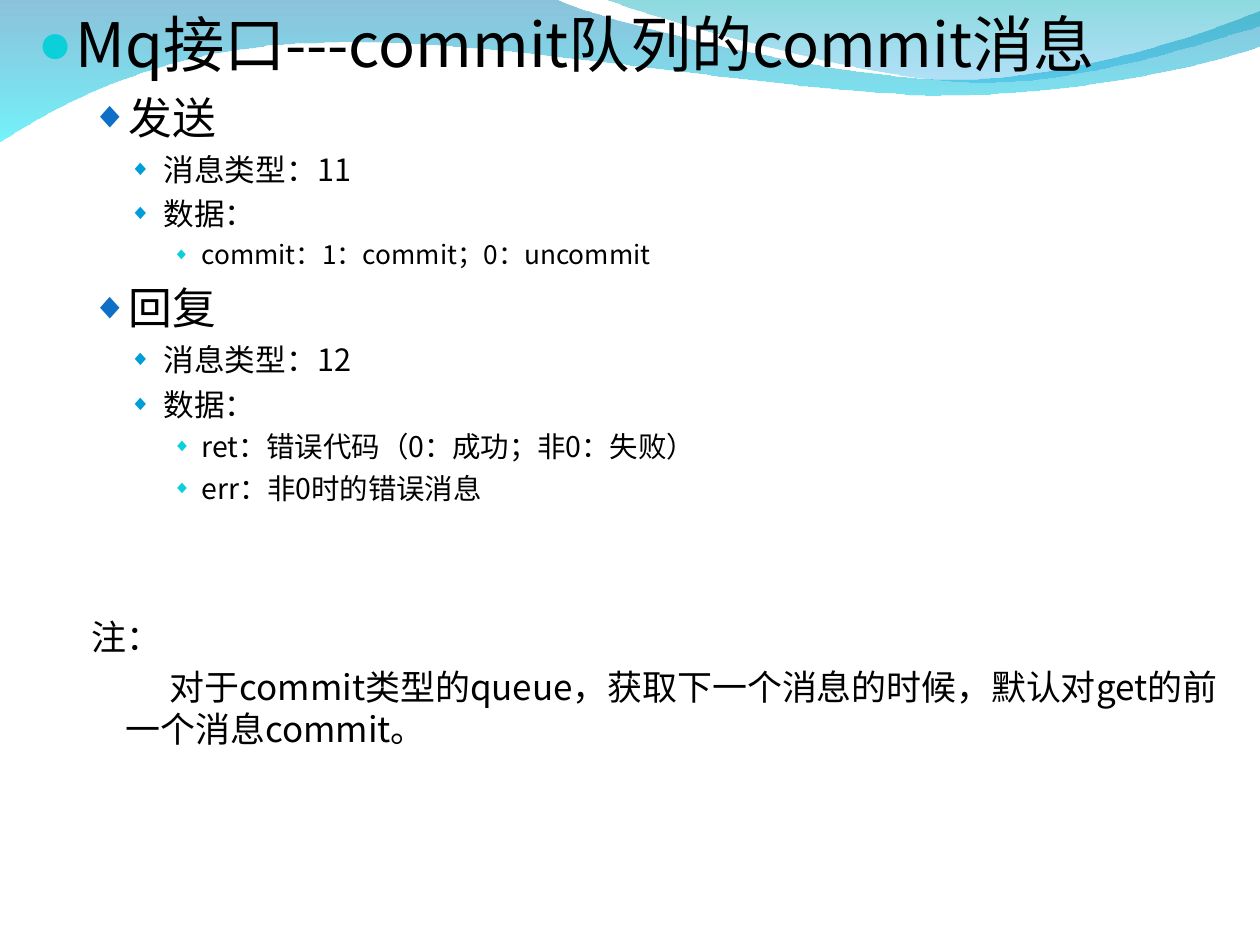
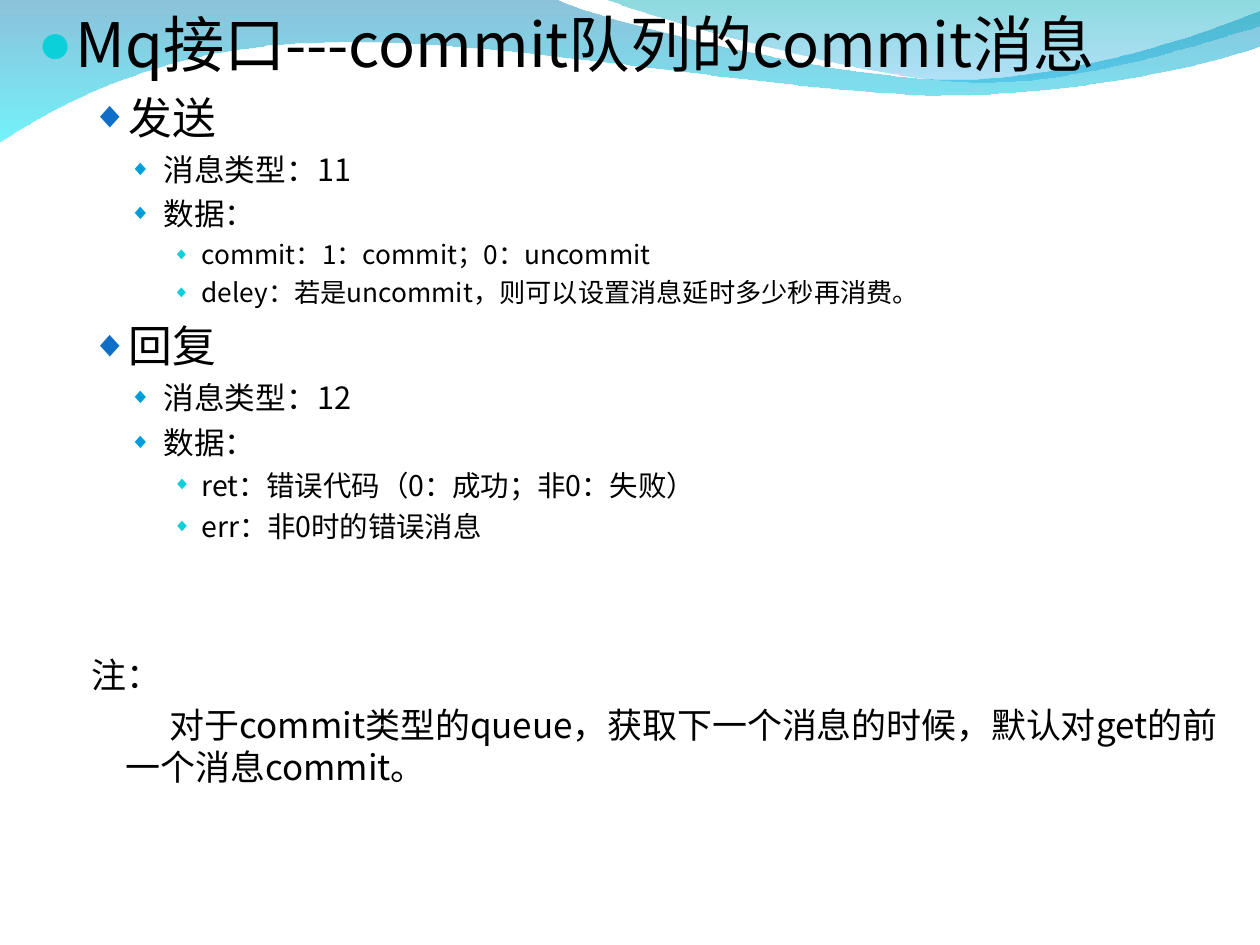
Before and after one commit to zxf1864/cwinux-mq, a slide deck: slide 18 of mq/doc/mq_introduce.ppt. Drawn at 1260x945 pixels with LibreOffice and Linux fonts; fonts in the diff are those of the drawing; background and template pictures are left out. Boxes give left, top, right and bottom in pixels: in the first picture for what was removed or moved away, otherwise in the second. Text is boxed around its words. In the diff, an @@ line names an element or a change of style, - is before the commit and + after.

```diff
--- a/mq/doc/mq_introduce.ppt
+++ b/mq/doc/mq_introduce.ppt
@@ text at box(201, 279, 918, 308): paragraph added @@
+      ◆ deley：若是uncommit，则可以设置消息延时多少秒再消费。
```
Also in this commit, not shown: 1 other slide changed.
